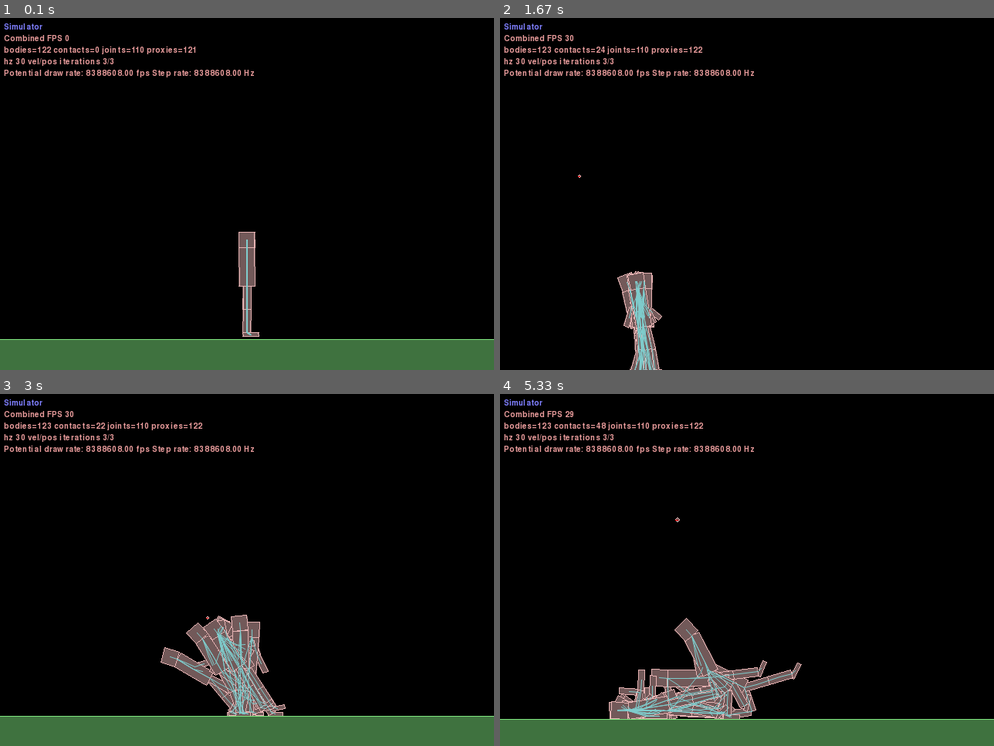
Above: before the commit, frames 1-4 (two rows, left to right).
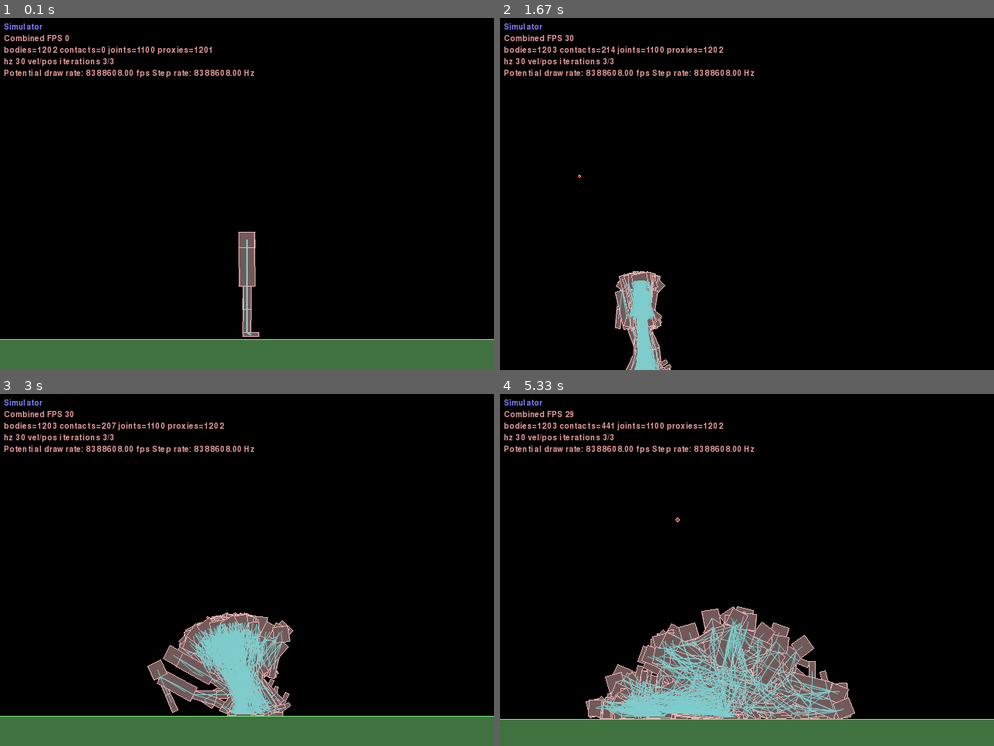
Above: after the commit, the same moments.

Repository: BradfordC/Walkers
Game: pygame game, started from simulator.py
The game is run twice, just before and just after one commit, with the same random seed, the same clock (stepped at 60 frames per second) and the same inputs.
Inputs (mouse positions are in pixels of both pictures, inside the frame that each line leads up to):
- Up to frame 1 (0.1 s): no input
- Up to frame 2 (1.67 s): hold Right 0.33-0.8 s; move the mouse to (727, 201) at 0.37 s; hold Up 0.88-1.18 s; move the mouse to (747, 208) at 0.92 s; tap Space at 0.95, 1.28, 1.58 s; tap Z at 1.03 s; hold Right from 1.22 s (still down); move the mouse to (796, 267) at 1.25 s; tap X at 1.37 s
- Up to frame 3 (3 s): release Right at 1.68 s; hold Left 1.72-2.25 s; move the mouse to (93, 647) at 1.75 s; tap Space at 1.78, 2.08, 2.35, 2.68, 2.98 s; hold Down 2.28-2.58 s; move the mouse to (306, 594) at 2.32 s; tap Z at 2.43 s; hold Left from 2.62 s (still down); move the mouse to (256, 436) at 2.65 s; tap X at 2.77 s
- Up to frame 4 (5.33 s): release Left at 3.02 s; click (722, 658) at 3.1 s; hold Up 3.38-3.75 s; tap Space at 3.45, 3.85, 4.15, 4.52, 4.92, 5.22 s; click (747, 605) at 3.47 s; tap Z at 3.53, 5 s; hold Right 3.78-4.42 s; click (934, 700) at 3.87 s; tap X at 3.93 s; hold Down 4.45-4.82 s; click (677, 485) at 4.53 s; hold Left 4.85-5.32 s; click (875, 527) at 4.93 s

The runs differ from the first frame. In frame 1, 0.4% of the frame differs, in the area x 9-43%, y 7-11%; in frame 2, 1.7%; in frame 3, 5.0%; in frame 4, 10%, in the area x 9-72%, y 7-93%.

Commit message:
Add graphics-less version

Diff:
--- a/main.py
+++ b/main.py
@@ -1,4 +1,12 @@
-from framework import (Framework, main)
 from simulator import Simulator
+import framework
+import settings
 
-main(Simulator)
+useGraphics = False
+
+if(useGraphics):
+    framework.main(Simulator)
+else:
+    simulator = Simulator(False)
+    while(True):
+        simulator.Step(settings.fwSettings)
--- a/simulator.py
+++ b/simulator.py
@@ -10,10 +10,13 @@
     name = "Simulator"
 
     def __init__(self, showGraphics = True):
+        self.showGraphics = showGraphics
         if(showGraphics):
             super(Simulator, self).__init__()
         else:
-            print()
+            self.world = b2World(gravity=(0, -10), doSleep=True)
+            self.stepCount = 0
+
         self.Setup()
 
     def Setup(self):
@@ -21,7 +24,7 @@
         self.world.CreateStaticBody(position=(0, -10), shapes=b2PolygonShape(box=(50, 10)))
 
         self.secondsPerTrial = 5
-        self.walkerCount = 10
+        self.walkerCount = 100
 
         #Make some walkers
         self.walkerList = []
@@ -34,7 +37,12 @@
         self.population = Population(self.walkerCount, sampleNetwork)
 
     def Step(self, settings):
-        super(Simulator, self).Step(settings)
+        if(self.showGraphics):
+            super(Simulator, self).Step(settings)
+        else:
+            self.stepCount += 1
+            self.world.Step(1 / settings.hz, settings.velocityIterations, settings.positionIterations)
+            self.world.ClearForces()
 
         #Advance all walkers
         for i in range(self.walkerCount):
